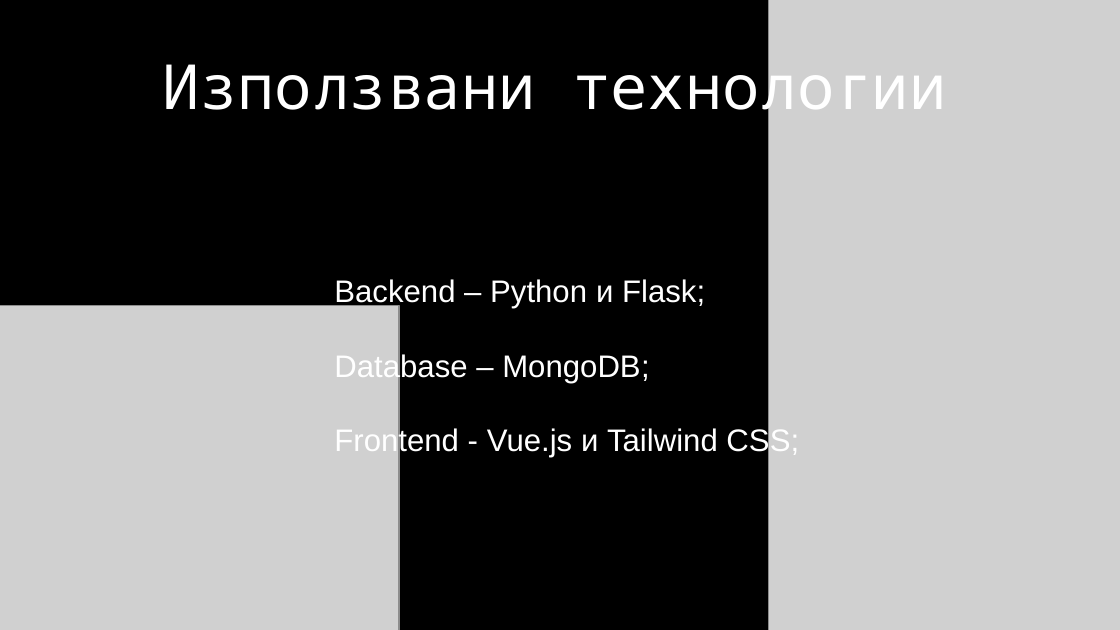
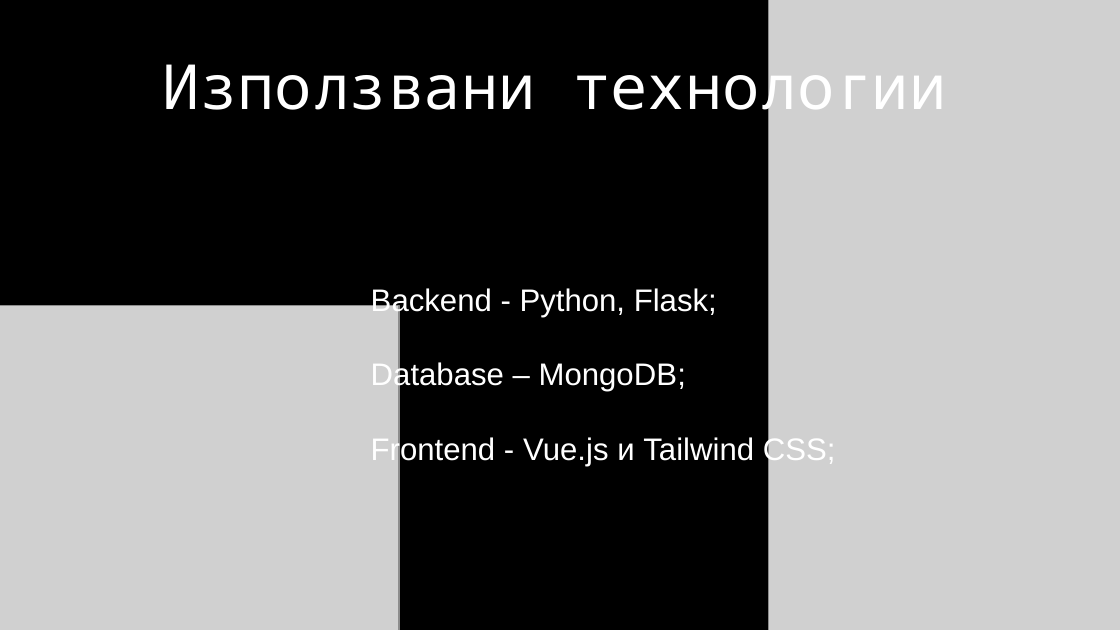
Before and after one commit to KrisD16/HackTUES128velit, a slide deck: slide 6 of presentation_hacktues.pptx (slide 4 before the commit). Drawn at 1120x630 pixels with LibreOffice and Linux fonts; fonts in the diff are those of the drawing; grey boxes stand for pictures; background and template pictures are left out. Boxes give left, top, right and bottom in pixels: in the first picture for what was removed or moved away, otherwise in the second. Text is boxed around its words. In the diff, an @@ line names an element or a change of style, - is before the commit and + after.

```diff
--- a/presentation_hacktues.pptx
+++ b/presentation_hacktues.pptx
@@ text "Backend - Python, Flask;" moved from (x1=334, y1=279, x2=799, y2=458) to (x1=371, y1=288, x2=836, y2=466) @@
@@ text at (x1=371, y1=288, x2=717, y2=317): text changed @@
-Backend – Python и Flask;
+Backend - Python, Flask;
```
Also in this commit, not shown: 3 other slides changed, 2 slides added, 2 slides removed.
